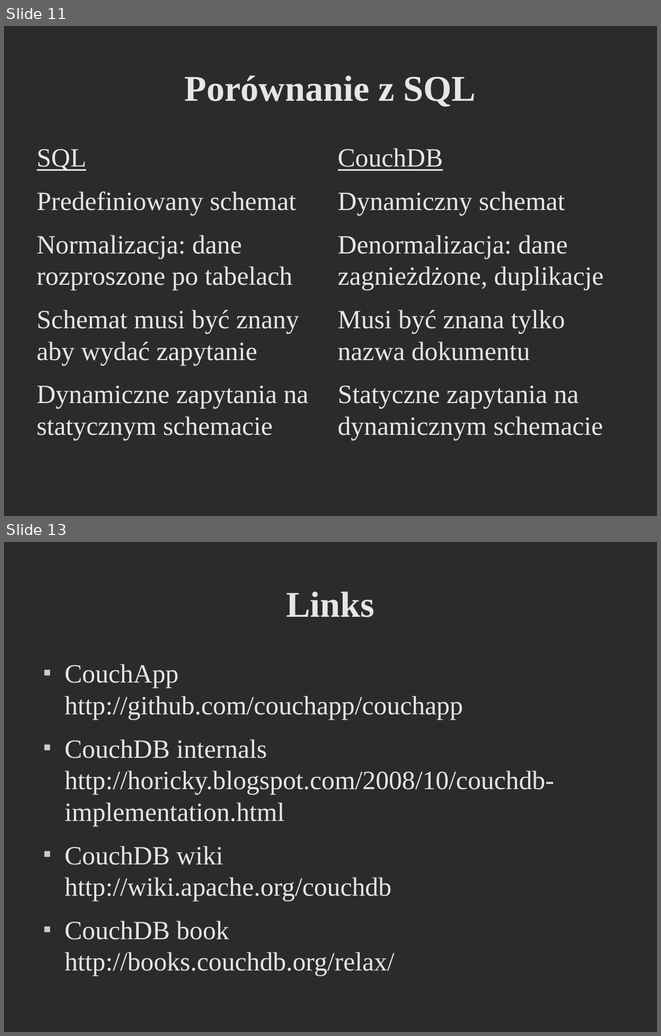
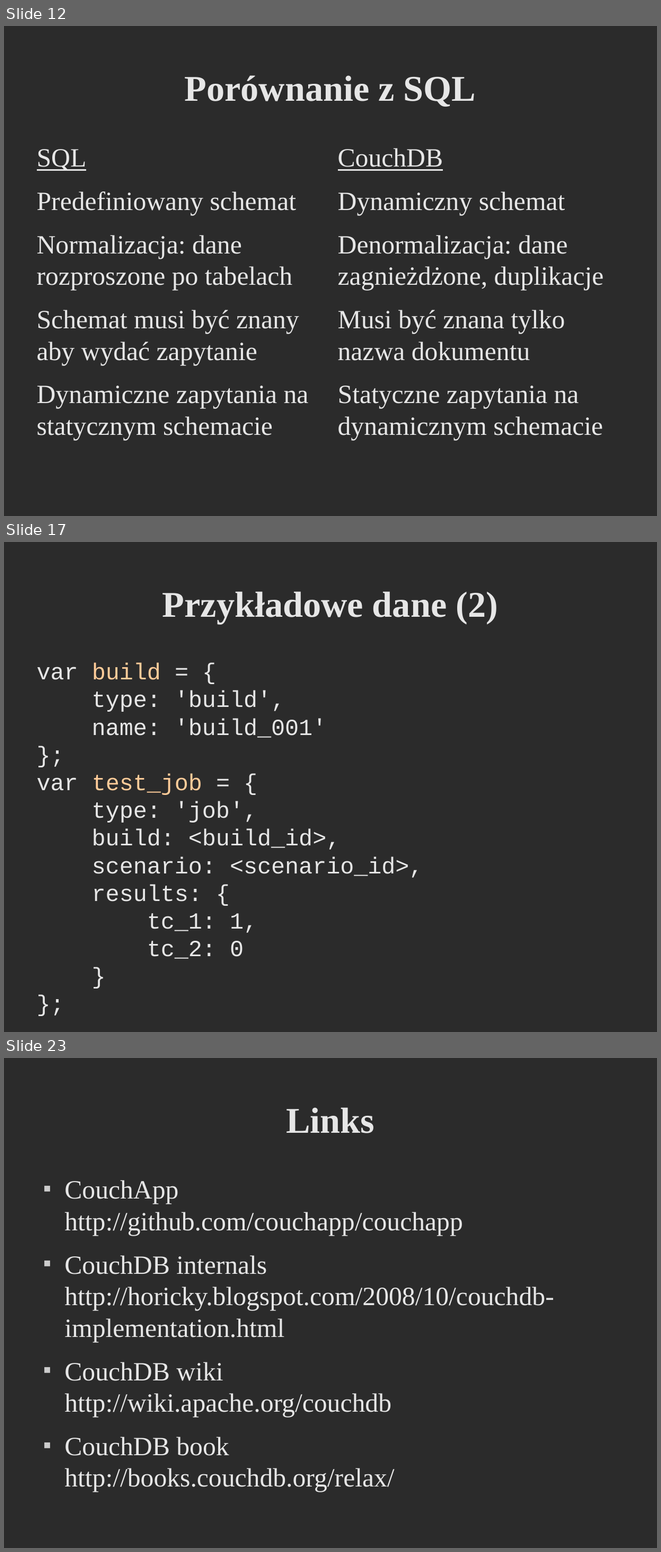
Before and after one commit to godfryd/checking-couchdb, a slide deck: checking-couchdb.odp. Shown one above the other, each under a label of ours: slides 11 and 13 before the commit, slides 12, 17 and 23 after it; the slides between them are not shown. The pictures are 661x1036 and 661x1552 pixels, drawn with LibreOffice and Linux fonts; fonts in the diff are those of the drawing; background and template pictures are left out; a plain dark background stands for a picture behind light text. Boxes give left, top, right and bottom in pixels: in the first picture for what was removed or moved away, otherwise in the second. Text is boxed around its words. In the diff, an @@ line names an element or a change of style, - is before the commit and + after.

```diff
--- a/checking-couchdb.odp
+++ b/checking-couchdb.odp
@@ slide 17 added at box(4, 542, 657, 1032), background picture (left out) @@
@@ title added at box(162, 591, 498, 624), 44 pt, text #E6E6E6, bold @@
+Przykładowe dane (2)
@@ text added at box(37, 663, 423, 959), 28 pt, text #E6E6E6 @@
+var build = {
+type: 'build',
+name: 'build_001'
+};
+var test_job = {
+type: 'job',
+build: <build_id>,
+scenario: <scenario_id>,
+results: {
+tc_1: 1,
+tc_2: 0
+}
+};
@@ what was slide 11 is now slide 12 @@
@@ what was slide 13 is now slide 23 @@
```
Also in this commit, not shown: 3 slides changed, 9 other slides added, 4 other files.
